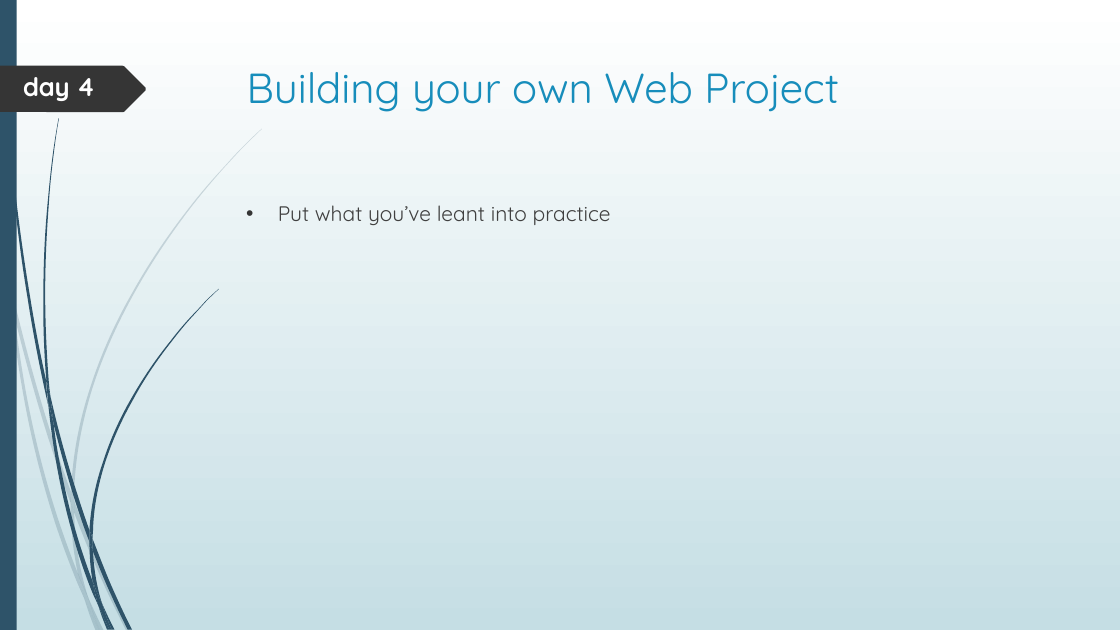
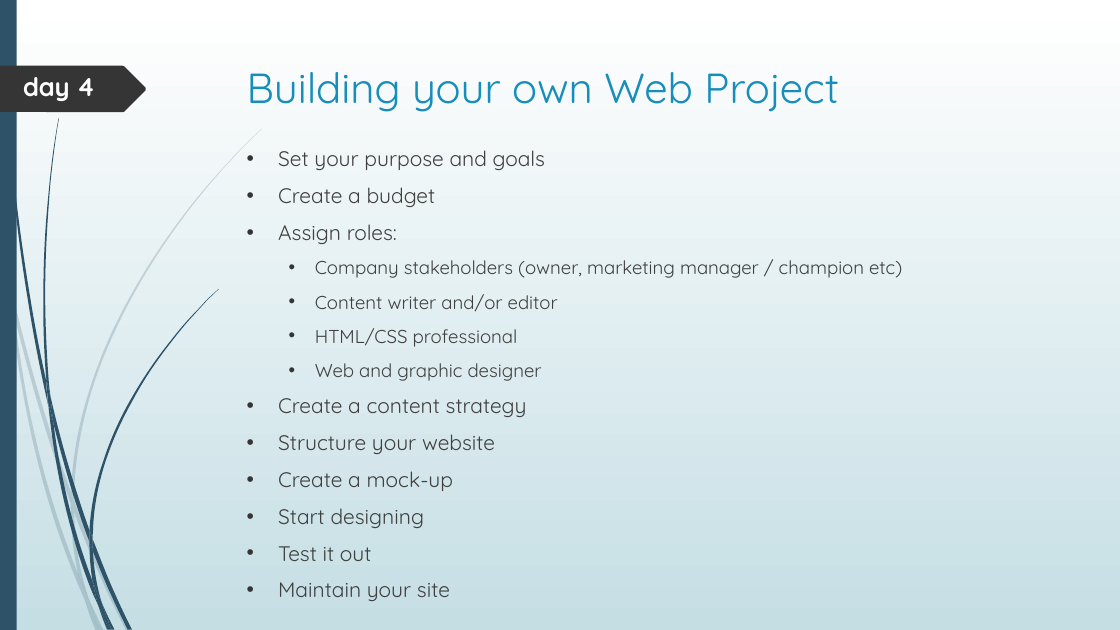
Before and after one commit to brunoitconsultant/academy-HTML5, a slide deck: slide 7 of (private) Tutor/Web Design - the Course.pptx. Drawn at 1120x630 pixels with LibreOffice and Linux fonts; fonts in the diff are those of the drawing. Boxes give left, top, right and bottom in pixels: in the first picture for what was removed or moved away, otherwise in the second. Text is boxed around its words. In the diff, an @@ line names an element or a change of style, - is before the commit and + after.

```diff
--- a/(private) Tutor/Web Design - the Course.pptx
+++ b/(private) Tutor/Web Design - the Course.pptx
@@ text at (278, 150, 902, 601): text changed @@
-• Put what you’ve leant into practice
+• Set your purpose and goals
+• Create a budget
+• Assign roles:
+  • Company stakeholders (owner, marketing manager / champion etc)
+  • Content writer and/or editor
+  • HTML/CSS professional
+  • Web and graphic designer
+• Create a content strategy
+• Structure your website
+• Create a mock-up
+• Start designing
+• Test it out
+• Maintain your site
```
Also in this commit, not shown: 7 other slides changed, 4 other files.
